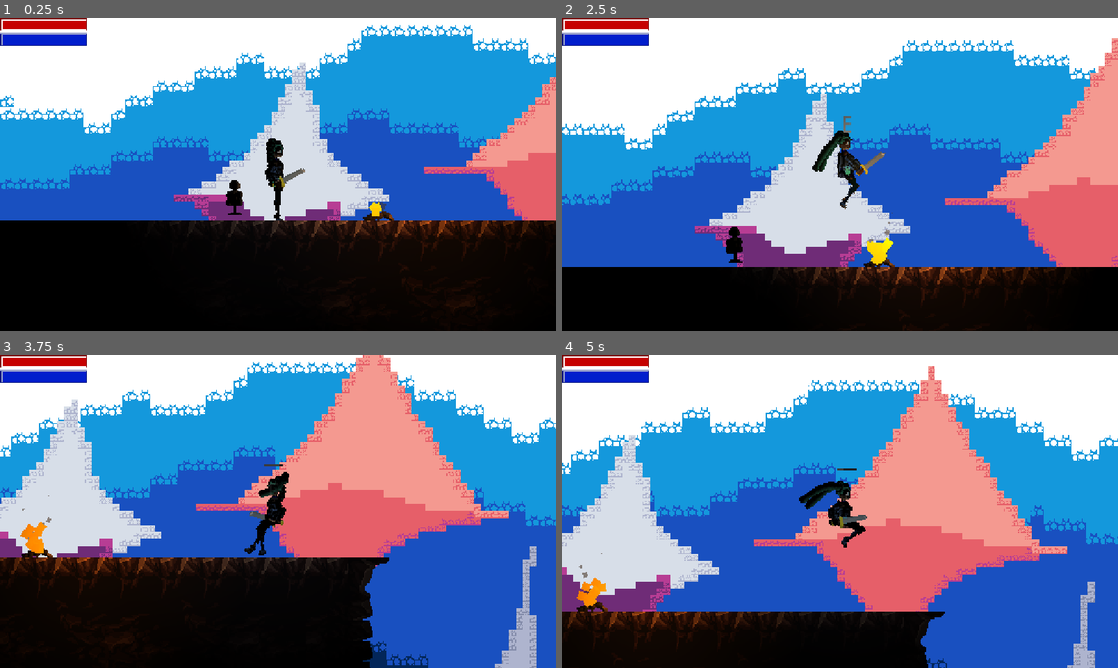
Above: before the commit, frames 1-4 (two rows, left to right).
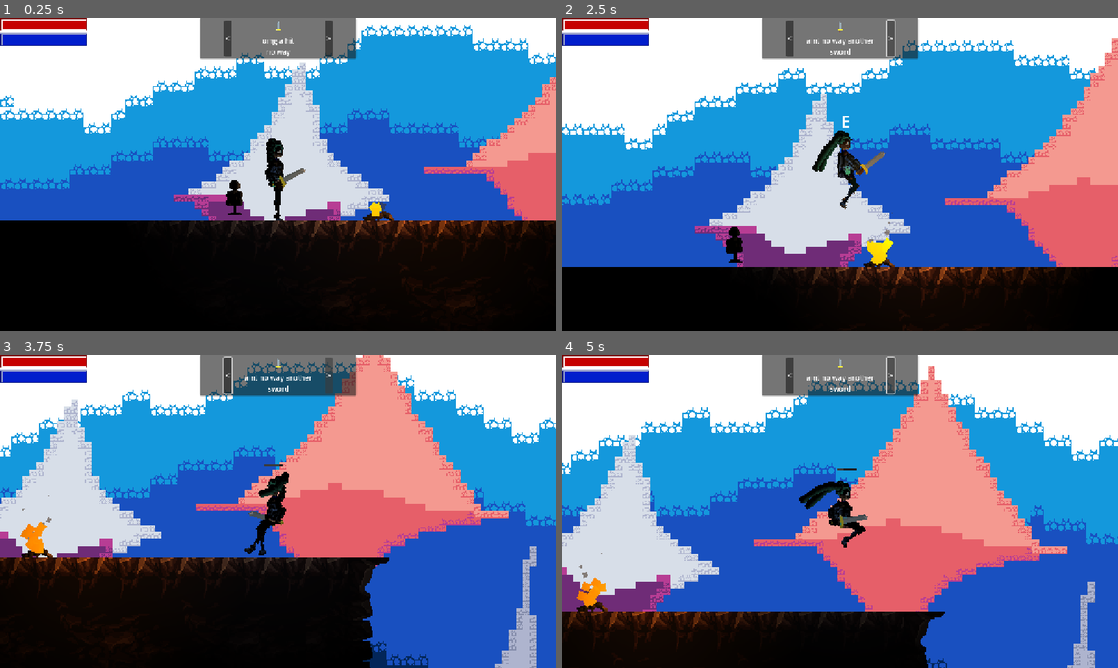
Above: after the commit, the same moments.

Repository: ToastedTeam/CaveGame
Game: Godot game, scene res://scenes/main/main.tscn
Two runs of this game, one before a commit and one after it. Both use one fixed random seed, a clock stepped at 60 frames per second and the inputs below. The engine's default icon, where the game draws it, is replaced by a stand-in: a white triangle on a blue panel in a dark square.
Inputs (mouse positions are in pixels of both pictures, inside the frame that each line leads up to):
- Up to frame 1 (0.25 s): no input
- Up to frame 2 (2.5 s): click (789, 36) at 0.5 s, where only the run after the commit has a clickable "<"; click (890, 36) at 1.25 s, where only the run after the commit has a clickable ">"; tap Enter (ui_accept) at 2 s; hold Right (player_move_right) from 2.03 s (still down); tap A (player_attack) at 2.1 s; tap Up (player_jump) at 2.27 s
- Up to frame 3 (3.75 s): tap D (player_dash) at 2.85 s; tap Up (player_jump) at 3.02 s; release Right (player_move_right) at 3.53 s; hold Left (player_move_left) from 3.53 s (still down); tap E (player_interact) at 3.6 s
- Up to frame 4 (5 s): release Left (player_move_left) at 4.28 s; hold Right (player_move_right) from 4.28 s (still down); tap A (player_attack) at 4.35 s; tap Up (player_jump) at 4.52 s

The runs differ from the first frame. In frame 1, 3.8% of the frame differs, in the area x 35-65%, y 0-54%; in frame 2, 3.8%, in the area x 35-65%, y 0-51%; in frame 3, 3.8%; in frame 4, 3.8%.

Commit message:
Add weapon changing

Diff:
--- a/entities/player/player.tscn
+++ b/entities/player/player.tscn
@@ -1,8 +1,8 @@
-[gd_scene load_steps=73 format=3 uid="uid://c11ldn4yd0i8w"]
+[gd_scene load_steps=75 format=3 uid="uid://c11ldn4yd0i8w"]
 
 [ext_resource type="Script" uid="uid://7dppspqb023v" path="res://entities/player/player.gd" id="1_plpc0"]
 [ext_resource type="Script" uid="uid://b7h0h8wdhf0ws" path="res://entities/player/resources/IKTargetResource.gd" id="2_a1qjk"]
-[ext_resource type="PackedScene" uid="uid://dv1lodecs50bs" path="res://entities/weapon/weapon.tscn" id="4_5ek75"]
+[ext_resource type="PackedScene" uid="uid://dv1lodecs50bs" path="res://weapons/sword1/weapon.tscn" id="4_5ek75"]
 [ext_resource type="Script" uid="uid://eji52ig0w3g5" path="res://addons/remotetransform2dextended/remoteTransform.gd" id="7_j3ovn"]
 [ext_resource type="Texture2D" uid="uid://bqlsw70spd7yu" path="res://entities/player/assets/miku/arm/forearm.png" id="7_mtric"]
 [ext_resource type="Texture2D" uid="uid://c4xtyl64a5h48" path="res://entities/player/assets/miku/arm/forearm_normal.png" id="8_bwdx1"]
@@ -220,6 +220,12 @@
 radius = 5.6
 height = 58.0
 
+[sub_resource type="CanvasItemMaterial" id="CanvasItemMaterial_0eo6o"]
+light_mode = 1
+
+[sub_resource type="LabelSettings" id="LabelSettings_0eo6o"]
+font_size = 64
+
 [sub_resource type="Animation" id="Animation_ttr27"]
 length = 0.001
 tracks/0/type = "bezier"
@@ -525,7 +531,7 @@
 
 [node name="shoulder_r" type="Bone2D" parent="Skeleton/hip/torso/collar/offset"]
 position = Vector2(-0.5, -1)
-rotation = 2.70308
+rotation = 1.42099
 scale = Vector2(0.999991, 0.999991)
 rest = Transform2D(-0.905374, 0.424593, -0.424593, -0.905374, -0.5, -1)
 editor_settings/show_bone_gizmo = false
@@ -561,8 +567,8 @@
 
 [node name="shoulder_f" type="Bone2D" parent="Skeleton/hip/torso/collar/offset"]
 position = Vector2(-0.5, -1)
-rotation = 0.129786
-scale = Vector2(0.999986, 0.999986)
+rotation = 1.43136
+scale = Vector2(0.999985, 0.999985)
 rest = Transform2D(0.991575, 0.12942, -0.12942, 0.991575, -0.5, -1)
 editor_settings/show_bone_gizmo = false
 metadata/_local_pose_override_enabled_ = true
@@ -605,6 +611,8 @@
 metadata/_custom_type_script = "uid://eji52ig0w3g5"
 
 [node name="thigh_r" type="Bone2D" parent="Skeleton/hip"]
+rotation = -0.144474
+scale = Vector2(1, 1)
 rest = Transform2D(1, 0, 0, 1, 0, 0)
 auto_calculate_length_and_angle = false
 length = 12.0
@@ -622,6 +630,7 @@
 
 [node name="calf_r" type="Bone2D" parent="Skeleton/hip/thigh_r"]
 position = Vector2(0.5, 14.5)
+rotation = 0.954114
 scale = Vector2(0.999928, 0.999928)
 rest = Transform2D(0.999928, 0, 0, 0.999928, 0.5, 14.5)
 auto_calculate_length_and_angle = false
@@ -639,7 +648,8 @@
 
 [node name="thigh_f" type="Bone2D" parent="Skeleton/hip"]
 position = Vector2(-0.5, 0)
-scale = Vector2(0.999842, 0.999842)
+rotation = -0.0831412
+scale = Vector2(0.99984, 0.99984)
 rest = Transform2D(0.999842, 0, 0, 0.999842, -0.5, 0)
 auto_calculate_length_and_angle = false
 length = 12.0
@@ -723,7 +733,7 @@
 
 [node name="Thigh_B" type="Sprite2D" parent="sprites"]
 modulate = Color(0.787759, 0.787759, 0.787759, 1)
-position = Vector2(0.863825, 5.93747)
+position = Vector2(0.863827, 5.93747)
 rotation = -0.144474
 texture = SubResource("CanvasTexture_pacje")
 
@@ -831,7 +841,6 @@
 rotation = -0.139442
 
 [node name="Weapon" parent="sprites/FlipHandler" instance=ExtResource("4_5ek75")]
-position = Vector2(3.085, 0)
 
 [node name="Forearm_F" type="Sprite2D" parent="sprites"]
 position = Vector2(0.579876, 0.284278)
@@ -924,16 +933,22 @@
 node_b = NodePath("../starChain2Rb")
 
 [node name="CollisionShape2D" type="CollisionShape2D" parent="."]
+visible = false
 position = Vector2(0, 3)
 shape = SubResource("CapsuleShape2D_a1qjk")
 
 [node name="InteractionHint" type="Label" parent="."]
 modulate = Color(1, 1, 1, 0)
+show_behind_parent = true
+light_mask = 0
+material = SubResource("CanvasItemMaterial_0eo6o")
 offset_left = -4.5
 offset_top = -30.0
-offset_right = 4.5
-offset_bottom = -7.0
+offset_right = 31.5
+offset_bottom = 58.0
+scale = Vector2(0.2, 0.2)
 text = "E"
+label_settings = SubResource("LabelSettings_0eo6o")
 horizontal_alignment = 1
 vertical_alignment = 1
 
--- a/project.godot
+++ b/project.godot
@@ -33,6 +33,7 @@
 [global_group]
 
 player=""
+UI=""
 
 [input]
 
--- /dev/null
+++ b/scenes/interface/WeaponSelectionScreen.gd
@@ -0,0 +1,28 @@
+class_name AttackSelectionController
+extends HBoxContainer
+@export var Table: WeaponTable
+var currentMeleeWeapon = 0
+var currentMagicWeapon = 0
+
+func _ready() -> void:
+	loadMeleeWeapon()
+	pass
+
+func loadMeleeWeapon() -> void:
+	var weaponData = WeaponTable.GetData(Table.MeleeWeapons[currentMeleeWeapon].name)
+	$MeleeAttacks/InfoElements/Description.text = weaponData.description
+	$MeleeAttacks/InfoElements/Texture.texture = weaponData.icon
+	pass
+
+func _on_previous_melee() -> void:
+	print("Previous weapon")
+	currentMeleeWeapon = (currentMeleeWeapon - 1) % Table.MeleeWeapons.size()
+	loadMeleeWeapon()
+	pass # Replace with function body.
+
+
+func _on_next_melee() -> void:
+	print("Next weapon")
+	currentMeleeWeapon = (currentMeleeWeapon + 1) % Table.MeleeWeapons.size()
+	loadMeleeWeapon()
+	pass # Replace with function body.
--- a/scenes/interface/interface.tscn
+++ b/scenes/interface/interface.tscn
@@ -1,9 +1,12 @@
-[gd_scene load_steps=7 format=3 uid="uid://jxyevycakmnv"]
+[gd_scene load_steps=10 format=3 uid="uid://jxyevycakmnv"]
 
 [ext_resource type="PackedScene" uid="uid://du07qhtteauuh" path="res://scenes/interface/hp_bar.tscn" id="1_wpx7d"]
 [ext_resource type="PackedScene" uid="uid://mkc0o25ok023" path="res://scenes/interface/mana_bar.tscn" id="2_juv2u"]
 [ext_resource type="Script" uid="uid://cqswot2ewonva" path="res://scenes/debug_console/debug_console.gd" id="3_0x6lf"]
+[ext_resource type="Script" uid="uid://ceqabomyba6px" path="res://scenes/interface/WeaponSelectionScreen.gd" id="3_7i0gs"]
+[ext_resource type="Texture2D" uid="uid://brara5mfg8fs5" path="res://weapons/sword1/assets/sword1.png" id="3_qqekr"]
 [ext_resource type="Script" uid="uid://e2eyy28mds0i" path="res://scenes/debug_console/command_box.gd" id="4_6ncm3"]
+[ext_resource type="Resource" uid="uid://c2qj0falsfk2y" path="res://weapons/weapons_table.tres" id="4_tf5yn"]
 
 [sub_resource type="StyleBoxFlat" id="StyleBoxFlat_kvi75"]
 bg_color = Color(1, 0.247466, 0.652583, 1)
@@ -11,7 +14,7 @@
 [sub_resource type="StyleBoxFlat" id="StyleBoxFlat_4iq1j"]
 bg_color = Color(0, 0, 0, 1)
 
-[node name="CanvasLayer" type="CanvasLayer"]
+[node name="CanvasLayer" type="CanvasLayer" groups=["UI"]]
 
 [node name="Interface2" type="Control" parent="."]
 layout_mode = 3
@@ -34,6 +37,57 @@
 
 [node name="ManaBar" parent="Interface2/VBoxContainer" instance=ExtResource("2_juv2u")]
 layout_mode = 2
+
+[node name="WeaponSelector" type="PanelContainer" parent="."]
+anchors_preset = 5
+anchor_left = 0.5
+anchor_right = 0.5
+offset_left = -180.0
+offset_right = 180.0
+offset_bottom = 69.0
+grow_horizontal = 2
+
+[node name="Margin" type="MarginContainer" parent="WeaponSelector"]
+layout_mode = 2
+size_flags_horizontal = 4
+theme_override_constants/margin_left = 5
+theme_override_constants/margin_top = 5
+theme_override_constants/margin_right = 5
+theme_override_constants/margin_bottom = 5
+
+[node name="Attacks" type="HBoxContainer" parent="WeaponSelector/Margin"]
+layout_mode = 2
+script = ExtResource("3_7i0gs")
+Table = ExtResource("4_tf5yn")
+
+[node name="MeleeAttacks" type="HBoxContainer" parent="WeaponSelector/Margin/Attacks"]
+custom_minimum_size = Vector2(250, 0)
+layout_mode = 2
+size_flags_horizontal = 3
+
+[node name="Previous" type="Button" parent="WeaponSelector/Margin/Attacks/MeleeAttacks"]
+layout_mode = 2
+text = "<"
+
+[node name="InfoElements" type="VBoxContainer" parent="WeaponSelector/Margin/Attacks/MeleeAttacks"]
+layout_mode = 2
+size_flags_horizontal = 3
+
+[node name="Texture" type="TextureRect" parent="WeaponSelector/Margin/Attacks/MeleeAttacks/InfoElements"]
+layout_mode = 2
+texture = ExtResource("3_qqekr")
+stretch_mode = 3
+
+[node name="Description" type="Label" parent="WeaponSelector/Margin/Attacks/MeleeAttacks/InfoElements"]
+custom_minimum_size = Vector2(206, 0)
+layout_mode = 2
+text = "a basic sword omg no way a hit sword lmao wtf twsag sfas dfasd fasdf asdf asdf asdf asdf asdf asdf "
+horizontal_alignment = 1
+autowrap_mode = 3
+
+[node name="Next" type="Button" parent="WeaponSelector/Margin/Attacks/MeleeAttacks"]
+layout_mode = 2
+text = ">"
 
 [node name="DebugConsole" type="VBoxContainer" parent="." node_paths=PackedStringArray("LogOutput")]
 process_mode = 3
@@ -68,3 +122,6 @@
 placeholder_text = "Write GDScript here"
 scroll_fit_content_height = true
 script = ExtResource("4_6ncm3")
+
+[connection signal="button_down" from="WeaponSelector/Margin/Attacks/MeleeAttacks/Previous" to="WeaponSelector/Margin/Attacks" method="_on_previous_melee"]
+[connection signal="button_down" from="WeaponSelector/Margin/Attacks/MeleeAttacks/Next" to="WeaponSelector/Margin/Attacks" method="_on_next_melee"]
--- a/scenes/main/main.tscn
+++ b/scenes/main/main.tscn
@@ -2449,14 +2449,16 @@
 scale = Vector2(0.999892, 0.999892)
 
 [node name="head" parent="Player/Skeleton/hip/torso/collar/offset" index="0"]
-rotation = -0.00579705
+rotation = -0.00579714
 scale = Vector2(0.999852, 0.999852)
 
 [node name="shoulder_r" parent="Player/Skeleton/hip/torso/collar/offset" index="1"]
 rotation = 1.9395
+scale = Vector2(0.999991, 0.999991)
 
 [node name="forearm_r" parent="Player/Skeleton/hip/torso/collar/offset/shoulder_r" index="1"]
 rotation = -0.833589
+scale = Vector2(0.999999, 0.999999)
 
 [node name="shoulder_f" parent="Player/Skeleton/hip/torso/collar/offset" index="2"]
 rotation = 2.43437
@@ -2464,6 +2466,7 @@
 
 [node name="forearm_f" parent="Player/Skeleton/hip/torso/collar/offset/shoulder_f" index="1"]
 rotation = -1.73952
+scale = Vector2(0.999989, 0.999989)
 
 [node name="thigh_r" parent="Player/Skeleton/hip" index="1"]
 rotation = 0.0587558
@@ -2472,11 +2475,11 @@
 rotation = -0.0468391
 
 [node name="Forearm_R" parent="Player/sprites" index="0"]
-position = Vector2(-2.91508, -0.927193)
+position = Vector2(-2.91508, -0.927197)
 rotation = -0.464893
 
 [node name="Shoulder_R" parent="Player/sprites" index="1"]
-position = Vector2(-3.80149, -9.83509)
+position = Vector2(-3.8015, -9.83509)
 rotation = 0.368695
 
 [node name="Calf_B" parent="Player/sprites" index="2"]
@@ -2500,7 +2503,7 @@
 
 [node name="Head" parent="Player/sprites" index="7"]
 position = Vector2(-1.54038, -20.4965)
-rotation = -0.00579708
+rotation = -0.00579714
 
 [node name="FrontHair" parent="Player/sprites" index="8"]
 position = Vector2(-6.51005, -26.1911)
@@ -2509,16 +2512,16 @@
 position = Vector2(0, -7.99914)
 
 [node name="FlipHandler" parent="Player/sprites" index="11"]
-position = Vector2(-1.34706, -2.6392)
+position = Vector2(-1.34707, -2.63922)
 rotation = -0.875946
 
 [node name="Forearm_F" parent="Player/sprites" index="12"]
-position = Vector2(-5.44008, -5.18528)
+position = Vector2(-5.4401, -5.1853)
 rotation = -0.875946
 
 [node name="Shoulder_F" parent="Player/sprites" index="13"]
-position = Vector2(-5.80001, -11.2503)
-rotation = 0.863568
+position = Vector2(-5.80003, -11.2503)
+rotation = 0.863572
 
 [node name="root" parent="Player/accessories" index="0"]
 position = Vector2(0, 0)
--- a/structures/rest_area/rest_player.gd
+++ b/structures/rest_area/rest_player.gd
@@ -4,9 +4,23 @@
 	if !resting:
 		player.animPlayer.play("restFloor")
 		resting = true
+		var UI = get_tree().get_nodes_in_group("UI")[0]
+		var weapons: Control = UI.get_node("WeaponSelector")
+		weapons.show()
 		return
 	else:
 		player.animPlayer.play("RESET")
 		resting = false
+		var UI = get_tree().get_nodes_in_group("UI")[0]
+		var weapons: Control = UI.get_node("WeaponSelector")
+		var attacks: AttackSelectionController = UI.get_node("WeaponSelector/Margin/Attacks")
+		var fliphandler = player.get_node("sprites/FlipHandler")
+		for child in fliphandler.get_children():
+			child.queue_free()
+			pass
+		var inst = attacks.Table.GetData(attacks.Table.MeleeWeapons[attacks.currentMeleeWeapon].name).asset.instantiate()
+		fliphandler.add_child(inst)
+
+		weapons.hide()
 		return
 	pass
--- /dev/null
+++ b/weapons/sword1/data.tres
@@ -0,0 +1,12 @@
+[gd_resource type="Resource" load_steps=4 format=3 uid="uid://dbcxx6wjckfrn"]
+
+[ext_resource type="PackedScene" uid="uid://dv1lodecs50bs" path="res://weapons/sword1/weapon.tscn" id="1_1vx72"]
+[ext_resource type="Texture2D" uid="uid://brara5mfg8fs5" path="res://weapons/sword1/assets/sword1.png" id="1_5uxbr"]
+[ext_resource type="Script" uid="uid://cj8s2t4hnc74m" path="res://weapons/weapon_stats.gd" id="1_ukrsc"]
+
+[resource]
+script = ExtResource("1_ukrsc")
+description = "omg a hit
+no way"
+icon = ExtResource("1_5uxbr")
+asset = ExtResource("1_1vx72")
--- a/entities/weapon/weapon.tscn
+++ b/weapons/sword1/weapon.tscn
@@ -1,7 +1,7 @@
 [gd_scene load_steps=7 format=3 uid="uid://dv1lodecs50bs"]
 
-[ext_resource type="Texture2D" uid="uid://brara5mfg8fs5" path="res://entities/weapon/assets/sword1.png" id="1_dggic"]
-[ext_resource type="Script" uid="uid://bhwar5gja10y4" path="res://entities/weapon/weapon.gd" id="1_nn2k2"]
+[ext_resource type="Texture2D" uid="uid://brara5mfg8fs5" path="res://weapons/sword1/assets/sword1.png" id="1_dggic"]
+[ext_resource type="Script" uid="uid://bhwar5gja10y4" path="res://weapons/weapon.gd" id="1_nn2k2"]
 
 [sub_resource type="Animation" id="Animation_acfjo"]
 length = 0.001
@@ -13,7 +13,7 @@
 tracks/0/loop_wrap = true
 tracks/0/keys = {
 "handle_modes": PackedInt32Array(0),
-"points": PackedFloat32Array(6, -0.05, 0, 0.05, 0),
+"points": PackedFloat32Array(9.5, -0.05, 0, 0.05, 0),
 "times": PackedFloat32Array(0)
 }
 tracks/1/type = "bezier"
@@ -132,7 +132,7 @@
 shape = SubResource("RectangleShape2D_x2tqe")
 
 [node name="Weapon" type="Sprite2D" parent="."]
-position = Vector2(6, 0)
+position = Vector2(9.5, 0)
 rotation = 1.57079
 texture = ExtResource("1_dggic")
 
--- /dev/null
+++ b/weapons/sword2/data.tres
@@ -0,0 +1,11 @@
+[gd_resource type="Resource" script_class="WeaponStats" load_steps=4 format=3 uid="uid://q04ju08low22"]
+
+[ext_resource type="PackedScene" uid="uid://da4oujoofrs3s" path="res://weapons/sword2/weapon.tscn" id="1_640ms"]
+[ext_resource type="Texture2D" uid="uid://gyw5x0dyani5" path="res://weapons/sword2/assets/sword2.png" id="2_thk5q"]
+[ext_resource type="Script" uid="uid://cj8s2t4hnc74m" path="res://weapons/weapon_stats.gd" id="3_2cjls"]
+
+[resource]
+script = ExtResource("3_2cjls")
+description = "aint no way another sword"
+icon = ExtResource("2_thk5q")
+asset = ExtResource("1_640ms")
--- /dev/null
+++ b/weapons/sword2/weapon.tscn
@@ -0,0 +1,28 @@
+[gd_scene load_steps=4 format=3 uid="uid://da4oujoofrs3s"]
+
+[ext_resource type="Script" uid="uid://bhwar5gja10y4" path="res://weapons/weapon.gd" id="1_50nu3"]
+[ext_resource type="Texture2D" uid="uid://gyw5x0dyani5" path="res://weapons/sword2/assets/sword2.png" id="2_50nu3"]
+
+[sub_resource type="RectangleShape2D" id="RectangleShape2D_x2tqe"]
+size = Vector2(5.355, 31.675)
+
+[node name="Weapon" type="Node2D"]
+position = Vector2(4, 0)
+script = ExtResource("1_50nu3")
+
+[node name="DamageBox" type="Area2D" parent="."]
+position = Vector2(9.5, -2.19603e-05)
+rotation = 1.57079
+collision_layer = 4
+collision_mask = 4
+
+[node name="Collision" type="CollisionShape2D" parent="DamageBox"]
+visible = false
+shape = SubResource("RectangleShape2D_x2tqe")
+
+[node name="Weapon" type="Sprite2D" parent="."]
+position = Vector2(6, 0)
+rotation = 1.57079
+texture = ExtResource("2_50nu3")
+
+[connection signal="body_entered" from="DamageBox" to="." method="_on_damage_box_body_entered"]
--- /dev/null
+++ b/weapons/weaponEntry.gd
@@ -0,0 +1,3 @@
+class_name WeaponEntry
+extends Resource
+@export var name: String
--- /dev/null
+++ b/weapons/weapon_stats.gd
@@ -0,0 +1,6 @@
+class_name WeaponStats
+extends Resource
+
+@export_multiline var description: String
+@export var icon: Texture2D
+@export var asset: PackedScene
--- /dev/null
+++ b/weapons/weapons_table.gd
@@ -0,0 +1,7 @@
+class_name WeaponTable
+extends Resource
+@export var MeleeWeapons: Array[WeaponEntry]
+@export var MagicWeapons: Array[WeaponEntry]
+
+static func GetData(name: String) -> WeaponStats:
+	return load("res://weapons/"+name+"/data.tres")
--- /dev/null
+++ b/weapons/weapons_table.tres
@@ -0,0 +1,19 @@
+[gd_resource type="Resource" script_class="WeaponTable" load_steps=5 format=3 uid="uid://c2qj0falsfk2y"]
+
+[ext_resource type="Script" uid="uid://dgrvk082jbica" path="res://weapons/weapons_table.gd" id="1_eqy1g"]
+[ext_resource type="Script" uid="uid://cv8dg51cnw5y" path="res://weapons/weaponEntry.gd" id="1_yj7ab"]
+
+[sub_resource type="Resource" id="Resource_yj7ab"]
+script = ExtResource("1_yj7ab")
+name = "sword1"
+metadata/_custom_type_script = "uid://cv8dg51cnw5y"
+
+[sub_resource type="Resource" id="Resource_wkvpw"]
+script = ExtResource("1_yj7ab")
+name = "sword2"
+metadata/_custom_type_script = "uid://cv8dg51cnw5y"
+
+[resource]
+script = ExtResource("1_eqy1g")
+MeleeWeapons = Array[Object]([SubResource("Resource_yj7ab"), SubResource("Resource_wkvpw")])
+MagicWeapons = Array[ExtResource("1_yj7ab")]([])
Not shown, added: scenes/interface/WeaponSelectionScreen.gd.uid
Renamed: entities/weapon/assets/sword1.png -> weapons/sword1/assets/sword1.png
Not shown, changed: weapons/sword1/assets/sword1.png.import
Renamed: entities/weapon/assets/swords.aseprite -> weapons/sword1/assets/swords.aseprite
Renamed: entities/weapon/assets/sword2.png -> weapons/sword2/assets/sword2.png
Not shown, changed: weapons/sword2/assets/sword2.png.import
Binary file added: weapons/sword2/assets/swords.aseprite
Renamed: entities/weapon/weapon.gd -> weapons/weapon.gd
Renamed: entities/weapon/weapon.gd.uid -> weapons/weapon.gd.uid
Not shown, added: weapons/weaponEntry.gd.uid
Not shown, added: weapons/weapon_stats.gd.uid
Not shown, added: weapons/weapons_table.gd.uid
